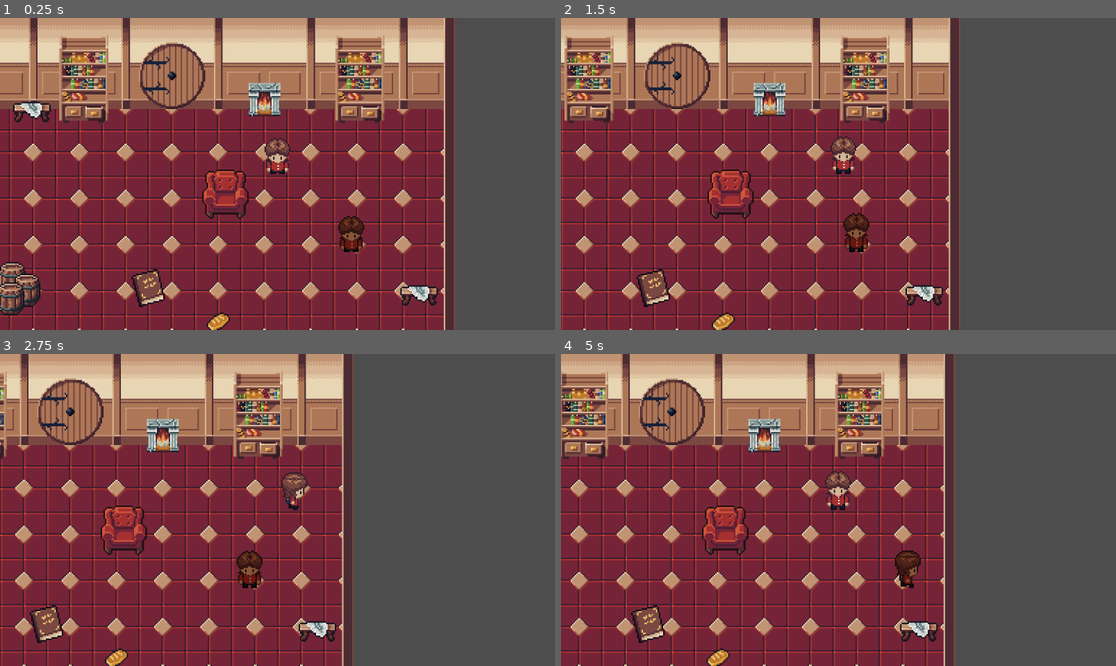
Above: before the commit, frames 1-4 (two rows, left to right).
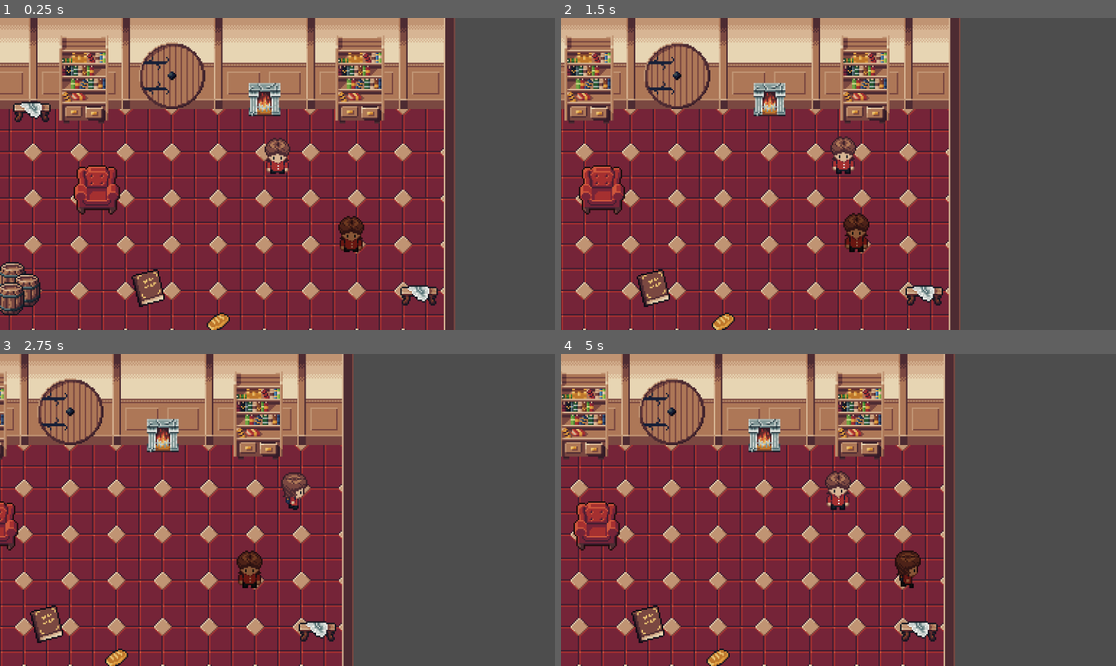
Above: after the commit, the same moments.

Repository: peterakerblom/hoblib
Game: Godot game, scene res://scenes/level.tscn
Two runs of this game, one before a commit and one after it. Both use one fixed random seed, a clock stepped at 60 frames per second and the inputs below.
Inputs (mouse positions are in pixels of both pictures, inside the frame that each line leads up to):
- Up to frame 1 (0.25 s): no input
- Up to frame 2 (1.5 s): move the mouse to (960, 158) at 0.52 s; hold Right (right) 0.53-1.25 s; tap E (interact) at 0.6 s; click (960, 158) at 0.67 s; drag from (727, 189) to (855, 164) at 1.27 s
- Up to frame 3 (2.75 s): move the mouse to (333, 441) at 2.02 s; hold Right (right) from 2.03 s (still down); tap E (interact) at 2.1 s
- Up to frame 4 (5 s): release Right (right) at 2.75 s; drag from (810, 572) to (605, 622) at 2.77 s; move the mouse to (1005, 556) at 3.52 s; hold Left (left) 3.53-4.25 s; tap E (interact) at 3.6 s; drag from (672, 463) to (699, 659) at 4.27 s

The runs differ from the first frame. In frame 1, 1.7% of the frame differs, in the area x 13-45%, y 47-65%; in frame 2, 1.6%; in frame 3, 1.1%; in frame 4, 1.7%.

Commit message:
chair move

Diff:
--- a/scenes/level.tscn
+++ b/scenes/level.tscn
@@ -104,7 +104,7 @@
 position = Vector2(225, 226)
 
 [node name="Armchair" parent="static_objects" unique_id=1959219166 instance=ExtResource("4_hlwbu")]
-position = Vector2(359, 282)
+position = Vector2(270, 279)
 
 [node name="npcs" type="Node2D" parent="." unique_id=889396413]
 y_sort_enabled = true
